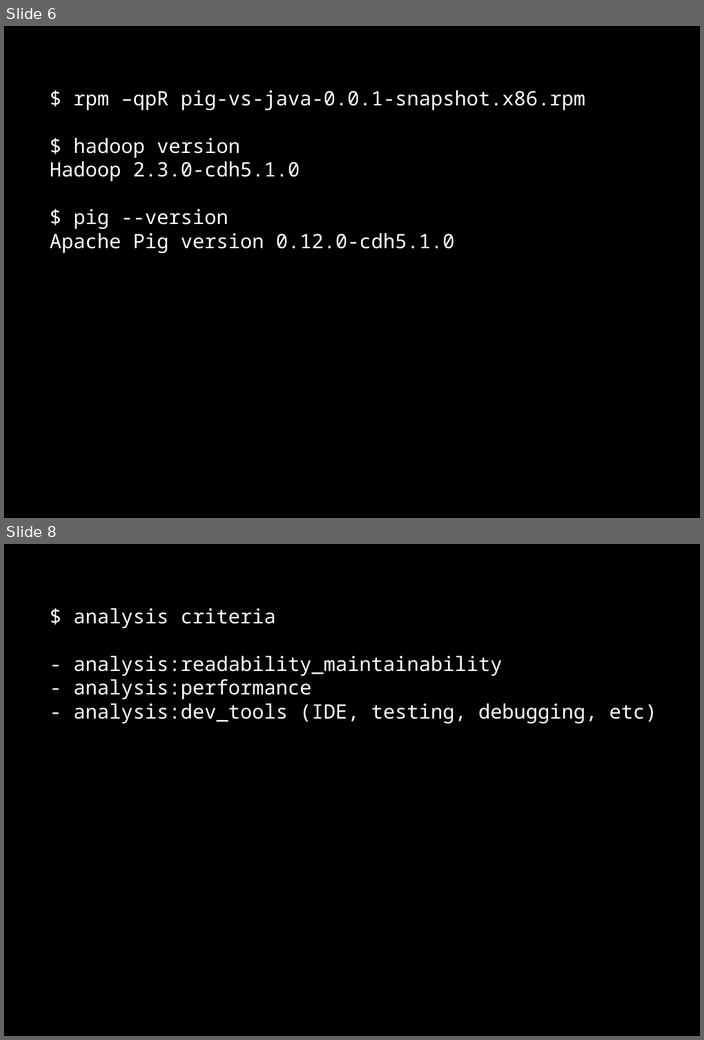
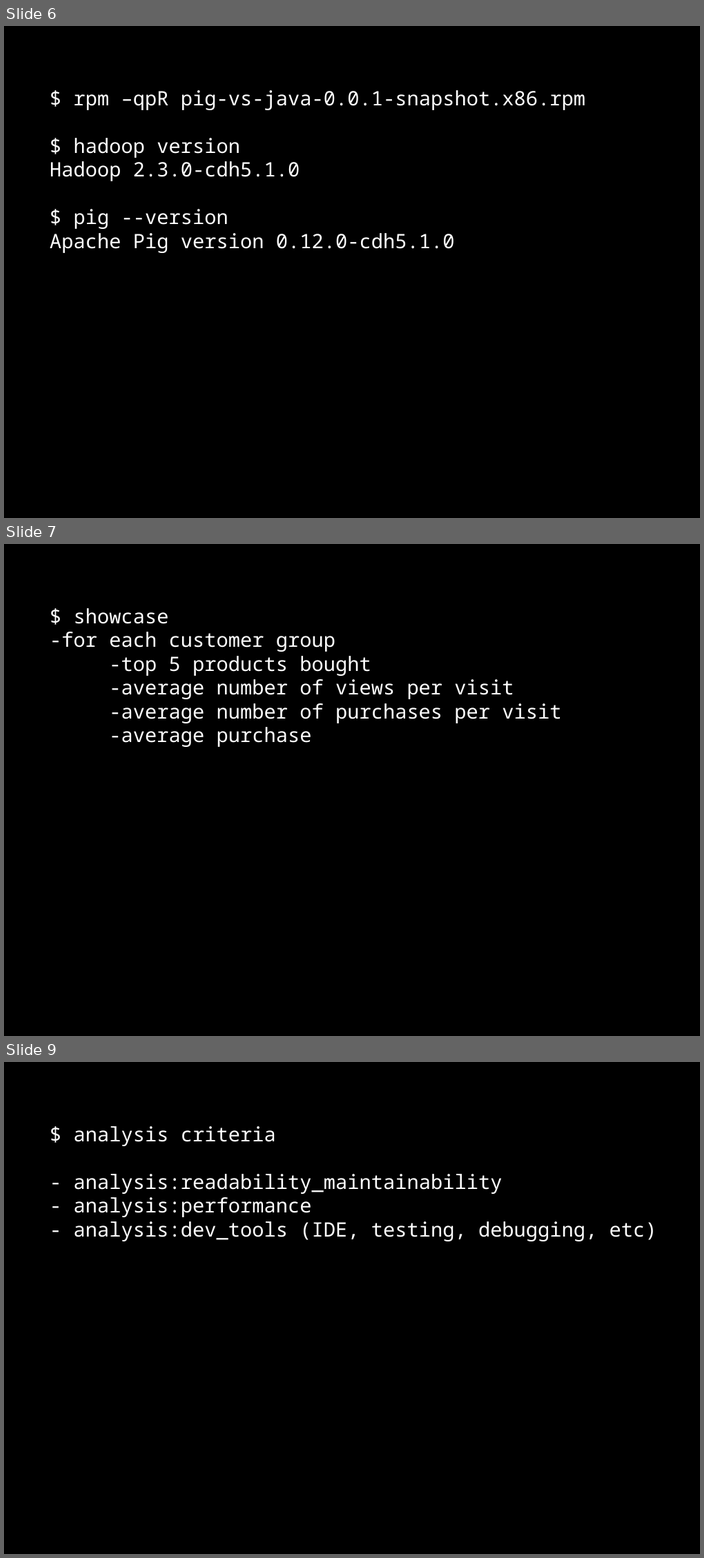
Before and after one commit to dzamurovic/coding-serbia-2014, a slide deck: coding-serbia.pptx. Shown one above the other, each under a label of ours: slides 6 and 8 before the commit, slides 6, 7 and 9 after it; the slides between them are not shown. The pictures are 704x1040 and 704x1558 pixels, drawn with LibreOffice and Linux fonts; fonts in the diff are those of the drawing. Boxes give left, top, right and bottom in pixels: in the first picture for what was removed or moved away, otherwise in the second. Text is boxed around its words. In the diff, an @@ line names an element or a change of style, - is before the commit and + after.

```diff
--- a/coding-serbia.pptx
+++ b/coding-serbia.pptx
@@ slide 7 added at box(4, 544, 700, 1036), background #000000 @@
@@ rectangle added at box(38, 598, 671, 779), fill #000000, outline #000000 2 pt, 24 pt, text #FFFFFF @@
+$ showcase
+-for each customer group
+-top 5 products bought
+-average number of views per visit
+-average number of purchases per visit
+-average purchase
@@ what was slide 8 is now slide 9 @@
```
Also in this commit, not shown: 4 slides changed, 4 other slides added.
